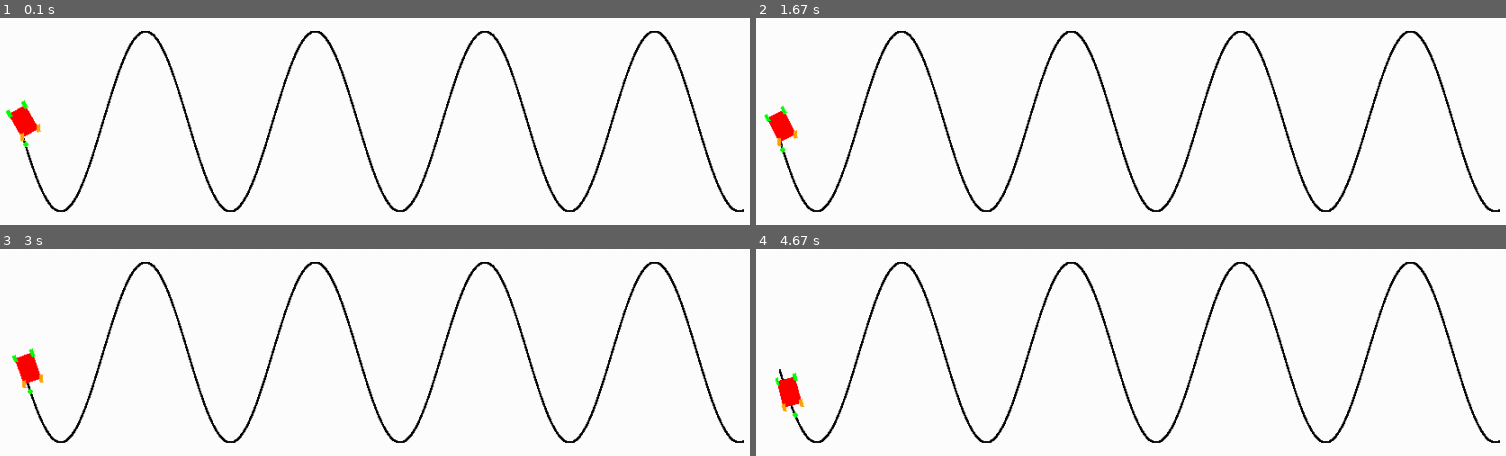
Above: before the commit, frames 1-4 (two rows, left to right).
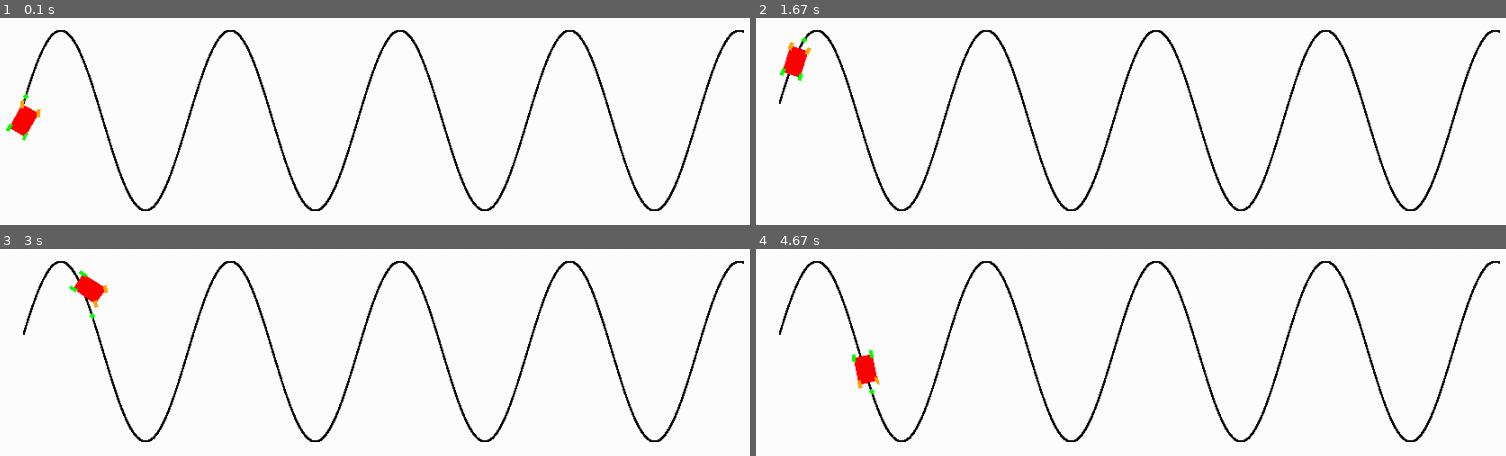
Above: after the commit, the same moments.

Repository: Alxkory/PMD_Project_group2
Game: pygame game, started from main_pygame.py
Two runs of this game, one before a commit and one after it. Both use one fixed random seed, a clock stepped at 60 frames per second and the inputs below.
Inputs:
- Up to frame 1 (0.1 s): no input
- Up to frame 2 (1.67 s): no input
- Up to frame 3 (3 s): no input
- Up to frame 4 (4.67 s): no input

The runs differ from the first frame. In frame 1, 7.2% of the frame differs, in the area x 0-100%, y 5-94%; in frame 2, 7.6%, in the area x 1-100%, y 5-94%; in frame 3, 7.6%; in frame 4, 7.6%.

Commit message:
created rrt with car simulation, needs fix

Diff:
--- /dev/null
+++ b/RRT_p_carsim.py
@@ -0,0 +1,140 @@
+# Main script. RRTbasePy.py contains the classes and methods used here.
+import pygame
+from task.RRTbasePy import RRTGraph
+from task.RRTbasePy import RRTMap
+import time
+# from sys import exit
+import bicyclemodel
+import numpy as np
+from bicyclemodel import KinematicBicycleModel
+from bicyclemodel import TargetCourse
+from bicyclemodel import pure_pursuit_steer_control
+from bicyclemodel import PID
+
+
+def main():
+    dimensions = (600, 1000)
+    start = (0,300)
+    goal = (1000, 200)
+    obsdim = 50
+    obsnum = 20
+    iteration = 0
+
+    pygame.init()
+    map = RRTMap(start, goal, dimensions, obsdim, obsnum)
+    graph = RRTGraph(start, goal, dimensions, obsdim, obsnum)
+
+    obstacles = graph.makeobs()
+    map.drawMap(obstacles)
+
+    while (not graph.path_to_goal()): # iterate until goal is found
+        pygame.display.set_caption(f"planning path, iterations: {iteration}")
+        if iteration % 10 == 0: # 10% of all steps i straight towards the goal
+            X, Y, Parent = graph.bias(goal)
+            pygame.draw.circle(map.map, map.grey,
+                               (X[-1], Y[-1]), map.nodeRad+2, 0)
+            pygame.draw.line(
+                map.map, map.Blue, (X[-1], Y[-1]), (X[Parent[-1]], Y[Parent[-1]]), map.edgeThickness)
+        else:
+            X, Y, Parent = graph.expand()
+            pygame.draw.circle(map.map, map.grey,
+                               (X[-1], Y[-1]), map.nodeRad+2, 0)
+            pygame.draw.line(
+                map.map, map.Blue, (X[-1], Y[-1]), (X[Parent[-1]], Y[Parent[-1]]), map.edgeThickness)
+        if iteration % 5 == 0:
+        # if iteration % 1 == 0:
+            pygame.display.update()
+            # time.sleep(0.15)
+        iteration += 1
+
+
+
+    # Extract path
+    SmoothPath = graph.getSmoothPathCoords()
+    map.drawPath(SmoothPath)
+    print('smoothpath found, ready to drive')
+    pygame.display.update()
+    #pygame.event.clear()
+    pygame.event.wait(0)
+    #time.sleep(5)
+    #pygame.display.quit()
+    #pygame.quit()
+    #exit()
+    print("setting targetcourse")
+
+    smoothpath_array = np.array(smoothPath)
+    cx = (smoothpath_array.T)[0]
+    cy = (smoothpath_array.T)[1]
+    target_course = TargetCourse(cx, cy)
+    course_points_np = np.array([cx,cy])
+    course_points_pyg = (course_points_np.T).tolist()
+    print("init car")
+    car = KinematicBicycleModel(x=start[0],y=start[1],yaw=0.0)
+    dt = bicyclemodel.dt
+
+    target_speed = 100.0 / 3.6  # [m/s]
+
+    time = 0.0
+    T = 200
+    clock = pygame.time.Clock()
+
+    target_ind, _ = target_course.search_target_index(car)
+    print("start simulation")
+    simulation_running = True
+    while simulation_running:
+        for event in pygame.event.get():
+                    if event.type == pygame.QUIT:
+                        running = False
+
+        if T<=time:
+            running = False
+
+        Kp = 1
+
+        steering, target_ind = pure_pursuit_steer_control(
+            car, target_course, target_ind)
+
+        throttle = PID(target_speed - car.v,Kp=1)
+
+        car.update(throttle,steering)
+        print(f"running sim,sim-time: {time}")
+        time += dt
+
+        max_steer = car.max_steer
+        steering = np.clip(steering,-max_steer,max_steer) #steering for drawing and title data, to match up with internal class delta
+
+        #drawing
+        #draw blanc
+        map.map.fill((255, 255, 255, 255))
+        # draw path
+        map.drawPath(SmoothPath)
+        # draw obstacles
+        map.drawMap(obstacles)
+        # draw target
+        pygame.draw.circle(map.map, pygame.Color("green"), (cx[target_ind],cy[target_ind]), 3)
+        #draw car
+        car.draw_car_pygame(surface=map.map,delta=steering)
+        # flip screen to get normal Y coordinate depiction
+        #window.blit(pygame.transform.flip(window,False,True),(0,0))
+
+        pygame.display.set_caption(f"x:{np.round(car.x, decimals=1)},y:{np.round(car.y, decimals=1)},yaw:{np.round(car.yaw, decimals=1)},v:{np.round(car.v, decimals=1)},delta:{np.round(steering, decimals=2)},time:{np.round(time, decimals=2)}")
+        pygame.display.update()
+        clock.tick(30)
+
+    #while True:
+    #    for event in pygame.event.get():
+    #        if event.type == pygame.QUIT:
+    #            pygame.quit()
+    #            exit()
+
+
+if __name__ == '__main__':
+    # Sometimes the RRT algorithm raises an error.
+    # This exception handling makes the algoritm try again (until the error doesn't uccur)
+    result=False
+    while not result:
+        try:
+            main()
+            result=True
+        except:
+            result=False
--- a/main_pygame.py
+++ b/main_pygame.py
@@ -7,6 +7,7 @@
 from bicyclemodel import KinematicBicycleModel
 from bicyclemodel import TargetCourse
 from bicyclemodel import pure_pursuit_steer_control
+from bicyclemodel import PID
 import sys
 import pygame
 from pygame.locals import *
@@ -44,7 +45,7 @@
     dt = bicyclemodel.dt
     #set initial time, set maximum time
     time = 0.0
-    T = 100
+    T = 200
     clock = pygame.time.Clock()
 
     target_ind, _ = target_course.search_target_index(car)
@@ -58,15 +59,12 @@
         if T<=time:
             running = False
 
-        if car.v < target_speed:
-            throttle = 1
-        elif car.v > target_speed:
-            throttle = -0.1
-        else:
-            throttle = 0
+        Kp = 1
 
         steering, target_ind = pure_pursuit_steer_control(
             car, target_course, target_ind)
+
+        throttle = PID(target_speed - car.v,Kp=1)
 
         car.update(throttle,steering)
         time += dt
@@ -85,7 +83,7 @@
         #draw car
         car.draw_car_pygame(surface=window,delta=steering)
         # flip screen to get normal Y coordinate depiction
-        window.blit(pygame.transform.flip(window,False,True),(0,0))
+        #window.blit(pygame.transform.flip(window,False,True),(0,0))
 
         pygame.display.set_caption(f"x:{np.round(car.x, decimals=1)},y:{np.round(car.y, decimals=1)},yaw:{np.round(car.yaw, decimals=1)},v:{np.round(car.v, decimals=1)},delta:{np.round(steering, decimals=2)},time:{np.round(time, decimals=2)}")
         pygame.display.update()
